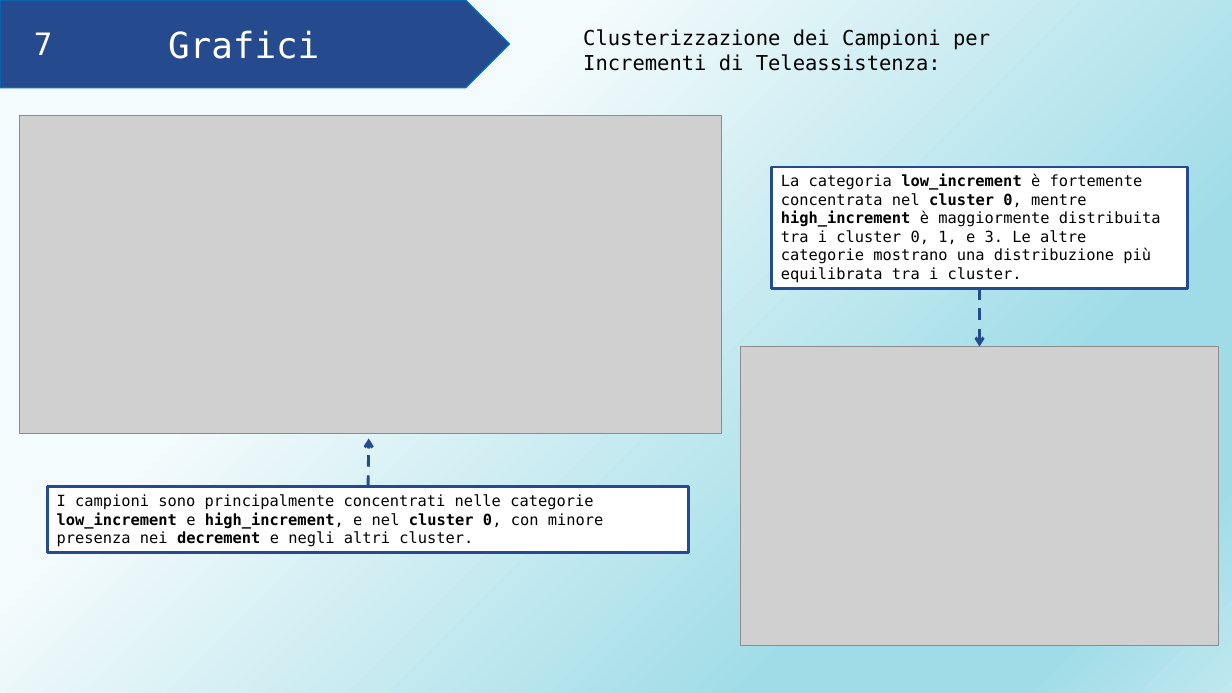
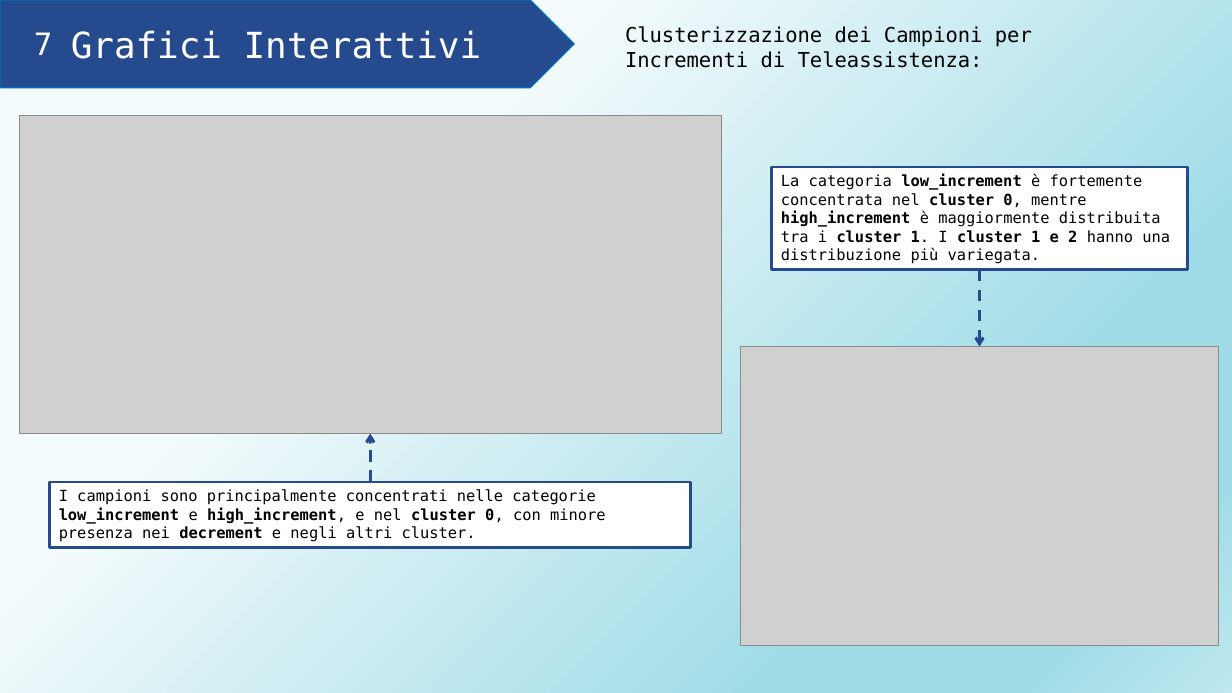
Before and after one commit to AlessiaRossi/Teleassistance-Supervised-Clustering, a slide deck: slide 15 of myLib/Presentazione_proggetto_FIA.pptx (slide 16 before the commit). Drawn at 1232x693 pixels with LibreOffice and Linux fonts; fonts in the diff are those of the drawing; grey boxes stand for pictures. Boxes give left, top, right and bottom in pixels: in the first picture for what was removed or moved away, otherwise in the second. Text is boxed around its words. In the diff, an @@ line names an element or a change of style, - is before the commit and + after.

```diff
--- a/myLib/Presentazione_proggetto_FIA.pptx
+++ b/myLib/Presentazione_proggetto_FIA.pptx
@@ pentagon arrow "Grafici Interattivi": place and size @@
-pentagon arrow "Grafici Interattivi" at box(0, 0, 509, 88)
+pentagon arrow "Grafici Interattivi" at box(0, 0, 574, 88)
@@ text "Clusterizzazione dei Campioni per Incrementi ...": place and size @@
-text "Clusterizzazione dei Campioni per Incrementi ..." at box(583, 29, 990, 71)
+text "Clusterizzazione dei Campioni per Incrementi ..." at box(625, 26, 1032, 68)
@@ text in pentagon arrow at box(71, 30, 482, 59): text changed @@
-Grafici
+Grafici Interattivi
@@ rectangle "La categoria low_increment è fortemente ...": place and size @@
-rectangle "La categoria low_increment è fortemente ..." at box(772, 167, 1188, 288)
+rectangle "La categoria low_increment è fortemente ..." at box(772, 167, 1188, 270)
@@ text in rectangle at box(781, 174, 1170, 264): text changed @@
-La categoria low_increment è fortemente concentrata nel cluster 0, mentre high_increment è maggiormente distribuita tra i cluster 0, 1, e 3. Le altre categorie mostrano una distribuzione più equilibrata tra i cluster.
+La categoria low_increment è fortemente concentrata nel cluster 0, mentre high_increment è maggiormente distribuita tra i cluster 1. I cluster 1 e 2 hanno una distribuzione più variegata.
@@ arrow moved from (980, 288) - (980, 347) to (980, 270) - (980, 347) @@
@@ arrow moved from (368, 487) - (369, 439) to (371, 482) - (371, 433) @@
@@ rectangle "I campioni sono principalmente concentrati ...": place and size @@
-rectangle "I campioni sono principalmente concentrati ..." at box(47, 487, 689, 553)
+rectangle "I campioni sono principalmente concentrati ..." at box(50, 482, 691, 548)
```
Also in this commit, not shown: 4 other slides changed, 1 other file.
